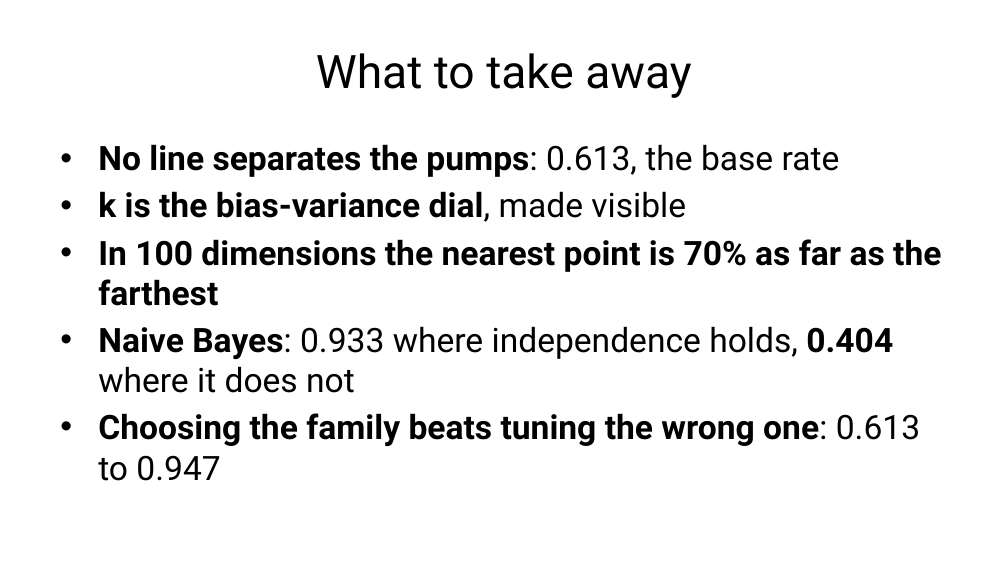
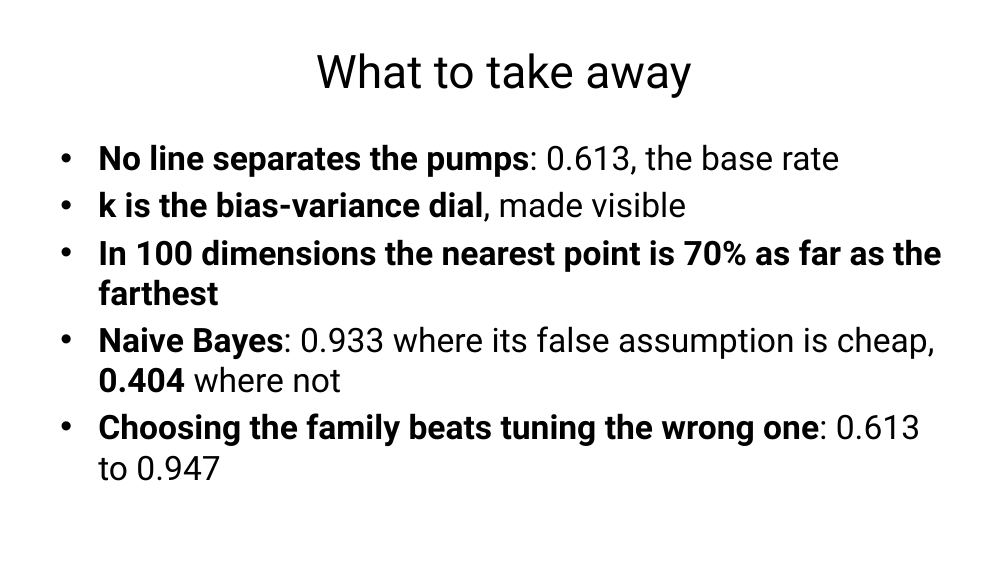
Before and after one commit to fabioantonini/technologies-for-artificial-intelligence, a slide deck: slide 68 of Lessons/06_knn_naive_bayes_svm/Slides/knn_naive_bayes_svm_slides.pptx. Drawn at 1008x567 pixels with LibreOffice and Linux fonts; fonts in the diff are those of the drawing; background and template pictures are left out. Boxes give left, top, right and bottom in pixels: in the first picture for what was removed or moved away, otherwise in the second. Text is boxed around its words. In the diff, an @@ line names an element or a change of style, - is before the commit and + after.

```diff
--- a/Lessons/06_knn_naive_bayes_svm/Slides/knn_naive_bayes_svm_slides.pptx
+++ b/Lessons/06_knn_naive_bayes_svm/Slides/knn_naive_bayes_svm_slides.pptx
@@ text at (x1=98, y1=326, x2=935, y2=393): text changed @@
-• Naive Bayes: 0.933 where independence holds, 0.404 where it does not
+• Naive Bayes: 0.933 where its false assumption is cheap, 0.404 where not
```
Also in this commit, not shown: 7 other slides changed, 1 slide added, 1 slide removed, 9 other files.
